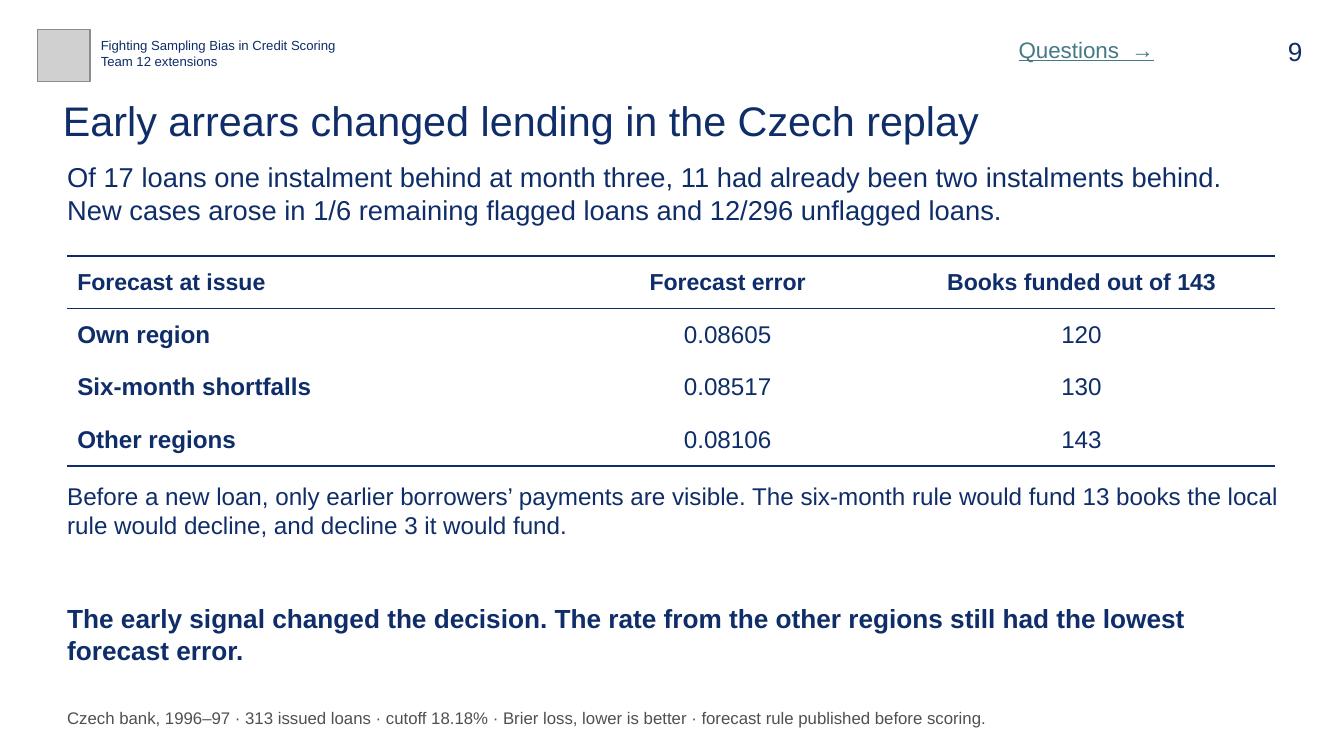
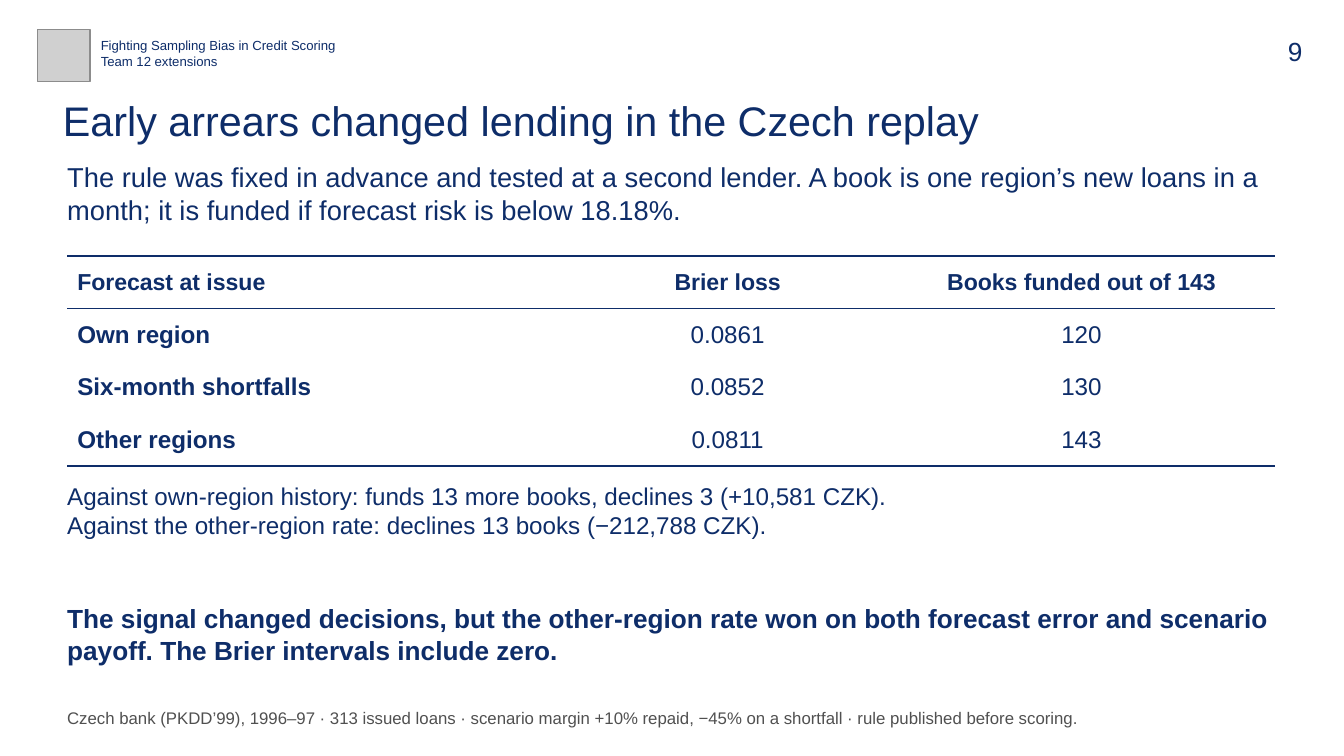
Before and after one commit to bigpurota/paper11, a slide deck: slide 9 of slides/paper11.pptx. Drawn at 1344x756 pixels with LibreOffice and Linux fonts; fonts in the diff are those of the drawing; grey boxes stand for pictures. Boxes give left, top, right and bottom in pixels: in the first picture for what was removed or moved away, otherwise in the second. Text is boxed around its words. In the diff, an @@ line names an element or a change of style, - is before the commit and + after.

```diff
--- a/slides/paper11.pptx
+++ b/slides/paper11.pptx
@@ text removed at [1019,41,1120,62] @@
-Questions →
@@ text at [67,167,1258,224]: text changed @@
-Of 17 loans one instalment behind at month three, 11 had already been two instalments behind. New cases arose in 1/6 remaining flagged loans and 12/296 unflagged loans.
+The rule was fixed in advance and tested at a second lender. A book is one region’s new loans in a month; it is funded if forecast risk is below 18.18%.
@@ table at [68,256,1275,466] @@
-row 1, column 2: Forecast error
+row 1, column 2: Brier loss
-row 2, column 2: 0.08605
+row 2, column 2: 0.0861
-row 3, column 2: 0.08517
+row 3, column 2: 0.0852
-row 4, column 2: 0.08106
+row 4, column 2: 0.0811
@@ text at [67,487,886,539]: text changed @@
-Before a new loan, only earlier borrowers’ payments are visible. The six-month rule would fund 13 books the local rule would decline, and decline 3 it would fund.
+Against own-region history: funds 13 more books, declines 3 (+10,581 CZK).
+Against the other-region rate: declines 13 books (−212,788 CZK).
@@ text at [67,609,1268,666]: text changed @@
-The early signal changed the decision. The rate from the other regions still had the lowest forecast error.
+The signal changed decisions, but the other-region rate won on both forecast error and scenario payoff. The Brier intervals include zero.
@@ text at [67,712,1078,728]: text changed @@
-Czech bank, 1996–97 · 313 issued loans · cutoff 18.18% · Brier loss, lower is better · forecast rule published before scoring.
+Czech bank (PKDD’99), 1996–97 · 313 issued loans · scenario margin +10% repaid, −45% on a shortfall · rule published before scoring.
```
Also in this commit, not shown: 23 other slides changed, 1 slide added, 13 other files.
